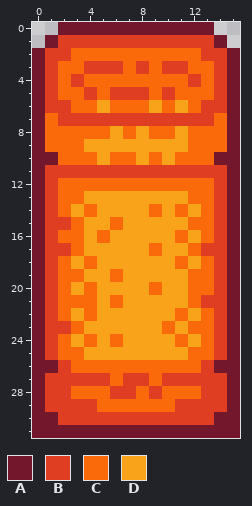
A pixel-art sprite gets an edit: assets/img/floor-0003.png. The picture above was drawn from the file before the commit.
The file is 16x32 pixels.
Palette (. is transparent): A #73172d  B #df3e23  C #fa6a0a  D #f9a31b
Pixels before, first column x 0:
 0 ..AAAAAAAAAAAA..
 1 .ABBBBBBBBBBBBA.
 2 ABBCCCCCCCCCCBBA
 3 ABCCBBBCBCBBCCBA
 4 ABCBCCCCCCCCBCBA
 5 ABCCBCBBBCBCCCBA
 6 ABBCCDCCCDCDCBBA
 7 ACBBBBBBBBBBBBCA
 8 ACCCCCDCDCCDCCCA
 9 ACCCDDDDDDDDCCCA
10 AACCCDCCDCDCCCAA
11 ABBBBBBBBBBBBBBA
12 ABCCCCCCCCCCCCBA
13 ABCCDDDDDDDDCCBA
14 ABCDCDDDDCDCDCBA
15 ABBCDDCDDDDDCCBA
16 ABCCDCDDDDDCDCBA
17 ABBCDDDDDCDDCBBA
18 ABCDCDDDDDDCDCBA
19 ABCCDDCDDDDDCCBA
20 ABCDCDDDDCDDCCBA
21 ABCCCDCDDDDDCBBA
22 ABCDCDDDDDDCDCBA
23 ABBCDDDDDDCDCCBA
24 ABCDCDCDDDDCDCBA
25 ABCCDDDDDDDDCCBA
26 AABCCCCCCCCCCBAA
27 ABBBBBCBBCBBBBBA
28 ABBCCCBBCBCCCBBA
29 ABBBBCCCCCCBBBBA
30 AABBBBBBBBBBBBAA
31 AAAAAAAAAAAAAAAA
Once edited:
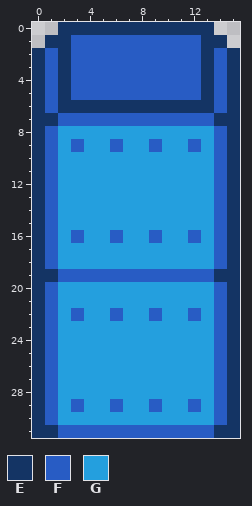
Colours new in this view: E #143464  F #285cc4  G #249fde
Changes in this commit:
Changed rows in their new state; - is an unchanged pixel.
first column x 0:
 0 --EEEEEEEEEEEE--
 1 -EEFFFFFFFFFFEE-
 2 EFEFFFFFFFFFFEFE
 3 EFEFFFFFFFFFFEFE
 4 EFEFFFFFFFFFFEFE
 5 EFEFFFFFFFFFFEFE
 6 EFEEEEEEEEEEEEFE
 7 EEFFFFFFFFFFFFEE
 8 EFGGGGGGGGGGGGFE
 9 EFGFGGFGGFGGFGFE
10 EFGGGGGGGGGGGGFE
11 EFGGGGGGGGGGGGFE
12 EFGGGGGGGGGGGGFE
13 EFGGGGGGGGGGGGFE
14 EFGGGGGGGGGGGGFE
15 EFGGGGGGGGGGGGFE
16 EFGFGGFGGFGGFGFE
17 EFGGGGGGGGGGGGFE
18 EFGGGGGGGGGGGGFE
19 EEFFFFFFFFFFFFEE
20 EFGGGGGGGGGGGGFE
21 EFGGGGGGGGGGGGFE
22 EFGFGGFGGFGGFGFE
23 EFGGGGGGGGGGGGFE
24 EFGGGGGGGGGGGGFE
25 EFGGGGGGGGGGGGFE
26 EFGGGGGGGGGGGGFE
27 EFGGGGGGGGGGGGFE
28 EFGGGGGGGGGGGGFE
29 EFGFGGFGGFGGFGFE
30 EFGGGGGGGGGGGGFE
31 EEFFFFFFFFFFFFEE
Changed places in both pictures, as pixel boxes (x1, y1, x2, y2):
changed: (32, 22, 240, 438)
